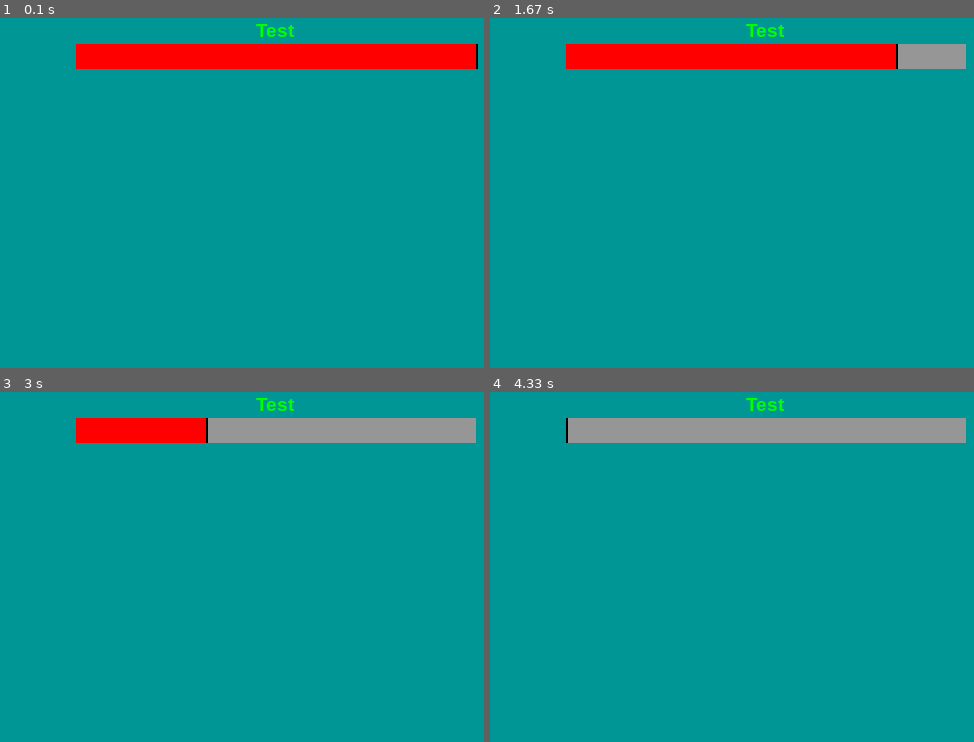
Above: before the commit, frames 1-4 (two rows, left to right).
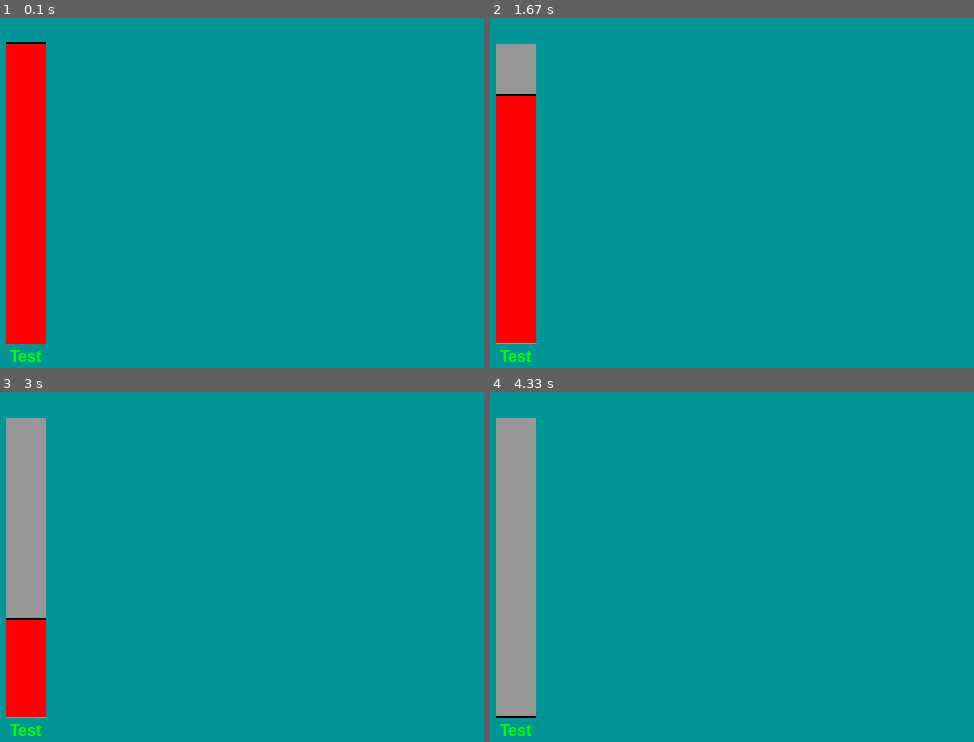
Above: after the commit, the same moments.

Repository: reimerrigtering/PygameCustomLibrary
Game: pygame game, started from PygameCustomLibrary/tests.py
Same seed, same stepped clock (60 frames per second), same inputs: the game is played once before the commit and once after it.
Inputs:
- Up to frame 1 (0.1 s): no input
- Up to frame 2 (1.67 s): tap - at 0.33, 1, 1.4 s; tap = at 0.67 s
- Up to frame 3 (3 s): tap - at 1.7, 1.9, 2.23, 2.53, 2.73 s
- Up to frame 4 (4.33 s): tap - at 3.03, 3.3, 3.63, 3.93 s

The runs differ from the first frame. In frame 1, 13% of the frame differs, in the area x 1-99%, y 1-99%; in frame 2, 13%; in frame 3, 13%; in frame 4, 13%.

Commit message:
fontsize working for vertical bars

Diff:
--- a/PygameCustomLibrary/main.py
+++ b/PygameCustomLibrary/main.py
@@ -593,10 +593,19 @@
         else:
             self.barRect = rect
 
-        if fontSize is None:
-            self.fontSize = self.barRect.height - 2 * self.topTxtGap
-        else:
-            self.fontSize = fontSize
+        if txt != '':
+            if fontSize is None:
+                fontMaxHeight = self.barRect.height - 2 * self.topTxtGap
+                fontMaxWidth = ((self.barRect.width - 2 * self.sideTxtGap) // len(self.txt)) * 2
+
+                if fontMaxWidth <= fontMaxHeight:
+                    self.fontSize = fontMaxWidth
+                else:
+                    self.fontSize = fontMaxHeight
+            else:
+                self.fontSize = fontSize
+        else:
+            self.fontSize = 10
 
         if fillFromSide == Direction.RIGHT or fillFromSide == Direction.BOTTOM:
             self.fillFromSide = fillFromSide
--- a/PygameCustomLibrary/tests.py
+++ b/PygameCustomLibrary/tests.py
@@ -5,8 +5,9 @@
 pygame.display.set_caption('test')
 
 
-testBar = Bar((100, 30, 400, 25), 100, 100, barColor=(255, 0, 0), barBG=(150, 150, 150),
-              barLevelMeter=True, txt='Test', txtColor=(0, 255, 0), txtBold=True, alignTxt=Direction.TOP)
+testBar = Bar((30, 30, 40, 300), 100, 100, barColor=(255, 0, 0), barBG=(150, 150, 150),
+              barLevelMeter=True, txt='Test', txtColor=(0, 255, 0), txtBold=True, alignTxt=Direction.BOTTOM,
+              fillFromSide=Direction.BOTTOM)
 
 
 def update_window():
